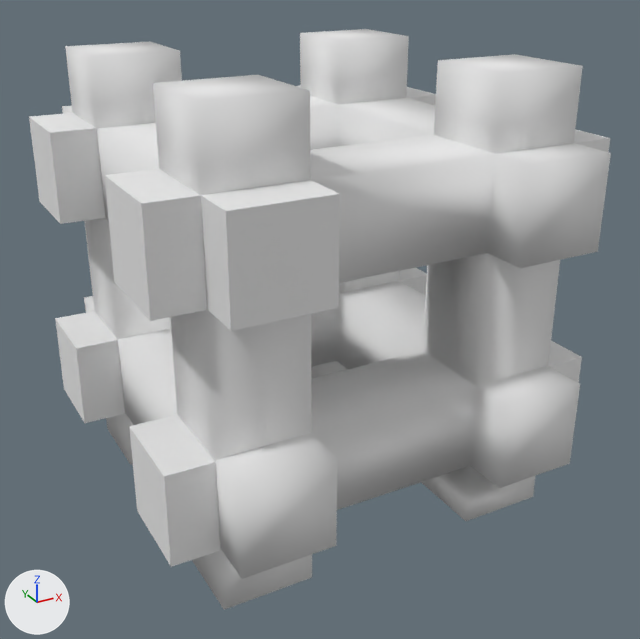
Before and after pictures for a commit that changed the OBJ model src/main/resources/assets/traincraft/models/bridge_block.obj.
Both versions are drawn from a camera (50 mm lens) standing at (-0.903, -1.711, 1.241) and looking at (0.011, -0.05, 0.411). The axes (+X, +Y, +Z) are drawn at lower left. The lights are the same throughout. Where no turn or scale is listed for an object, it has been applied to the vertices.

The scene before the commit, as lines of its bpy script (objects in view):
```python
me_bridge_block2_9 = bpy.data.meshes.new('bridge_block2.9')
me_bridge_block2_9.from_pydata(...)  # 224 vertices, 176 faces; spans x -0.501..0.501, y -0.5..0.5, z 0.0..1.0
me_bridge_block2_9.materials.append(mat_default)  # white #e7e7e7
# before: 117 (-0.2, -0.4, 0.85) at pixel (310, 179), 210 (-0.4, -0.4, 0.85) at pixel (201, 195), 211 (-0.4, -0.2, 0.85) at pixel (159, 168), 212 (-0.5, -0.4, 0.85) at pixel (141, 203), 213 (-0.5, -0.2, 0.85) at pixel (104, 175)
# before: 214 (-0.501, -0.4, 0.65) at pixel (150, 321), 215 (-0.501, -0.2, 0.65) at pixel (114, 282), 216 (-0.401, -0.4, 0.65) at pixel (206, 309), 217 (-0.401, -0.2, 0.65), 219 (-0.2, -0.5, 0.85) at pixel (339, 193)
# before: 220 (-0.4, -0.5, 0.65) at pixel (230, 331), 221 (-0.4, -0.5, 0.85) at pixel (225, 211), 222 (-0.4, -0.4, 0.65) at pixel (207, 309), 223 (-0.4, -0.4, 0.85) at pixel (201, 195)
ob_bridge_block2_9 = bpy.data.objects.new('bridge_block2.9', me_bridge_block2_9)
ob_bridge_block2_9.location = (0.0, 0.0, 0.0)
```
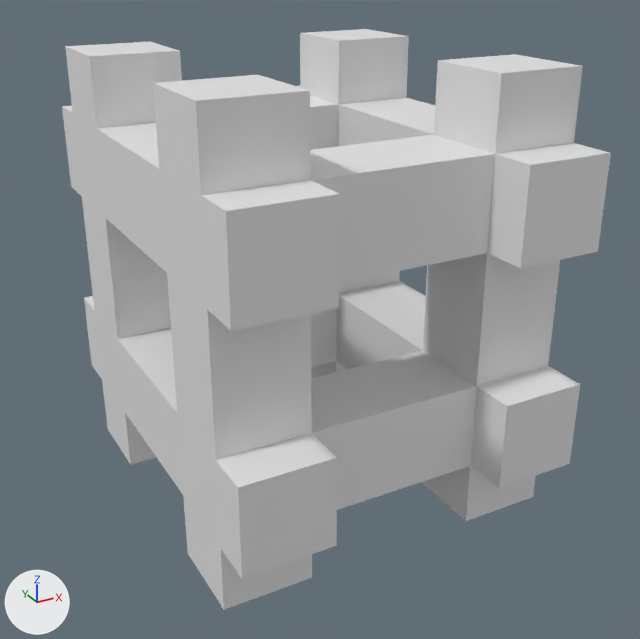
Pixel boxes (x1, y1, x2, y2) of what changed, in the pictures (640 x 639 px):
'bridge_block2.9', reshaped
    before: (29, 29, 611, 610)
    after: (62, 29, 611, 610)
part 1 of me_bridge_block2_9, deleted
    before: (29, 87, 610, 567)
part 2 of me_bridge_block2_9, cut back
    before: (105, 169, 339, 331)
    after: (201, 180, 339, 331)

The change, as a diff of the scene's bpy script:
```diff
--- a/src/main/resources/assets/traincraft/models/bridge_block.obj.py
+++ b/src/main/resources/assets/traincraft/models/bridge_block.obj.py
@@ me_bridge_block2_9 @@
 # used by ob_bridge_block2_9; location = (0.0, 0.0, 0.0)
 # verts and faces of me_bridge_block2_9; kept vertices keep their numbers, new ones are numbered from 224
-me_bridge_block2_9.from_pydata(...)  # 224 vertices, 176 faces; spans x -0.501..0.501, y -0.5..0.5, z 0.0..1.0
-me_bridge_block2_9.materials.append(mat_default)  # white #e7e7e7
+me_bridge_block2_9.from_pydata(...)  # 160 vertices, 136 faces; spans x -0.4..0.4, y -0.5..0.5, z 0.0..1.0
+# me_bridge_block2_9 part 1: 7 loose pieces with 56 vertices, spanning x -0.501..0.501, y -0.401..0.401, z 0.146..0.851, are deleted
+# me_bridge_block2_9 part 2
+delete_vertices([*range(211, 218), 223])  # with the faces that use them
+faces += [(210, 222, 220, 221), (117, 210, 221, 219)]
+# me_bridge_block2_9 part 3: the surface is now shaded flat
```
